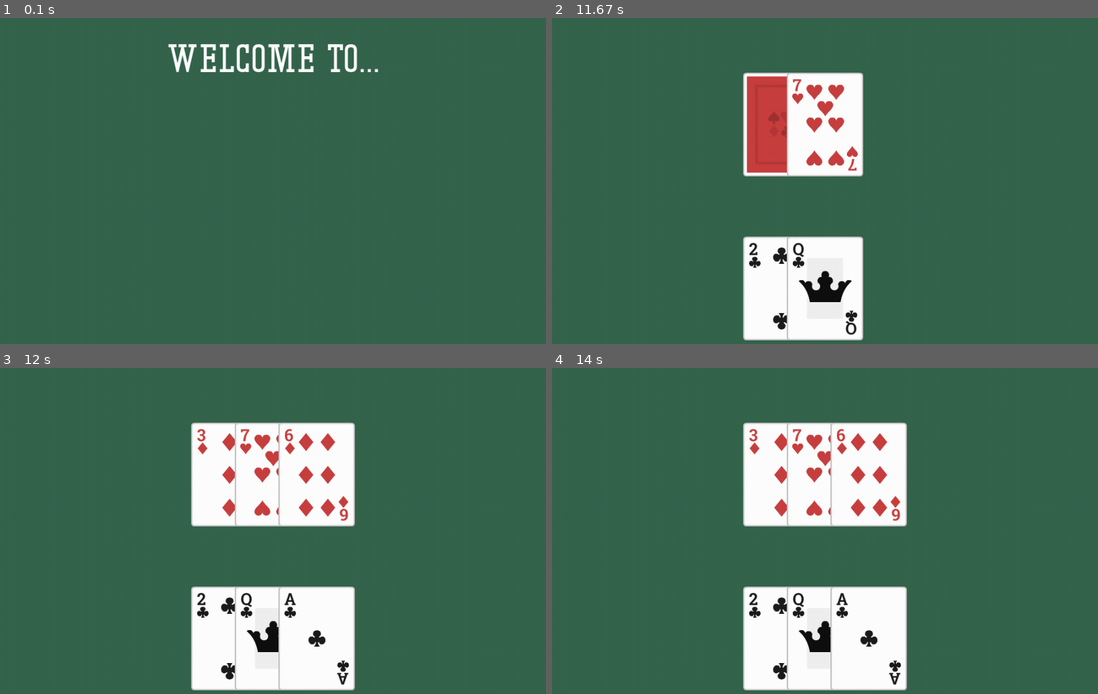
Above: before the commit, frames 1-4 (two rows, left to right).
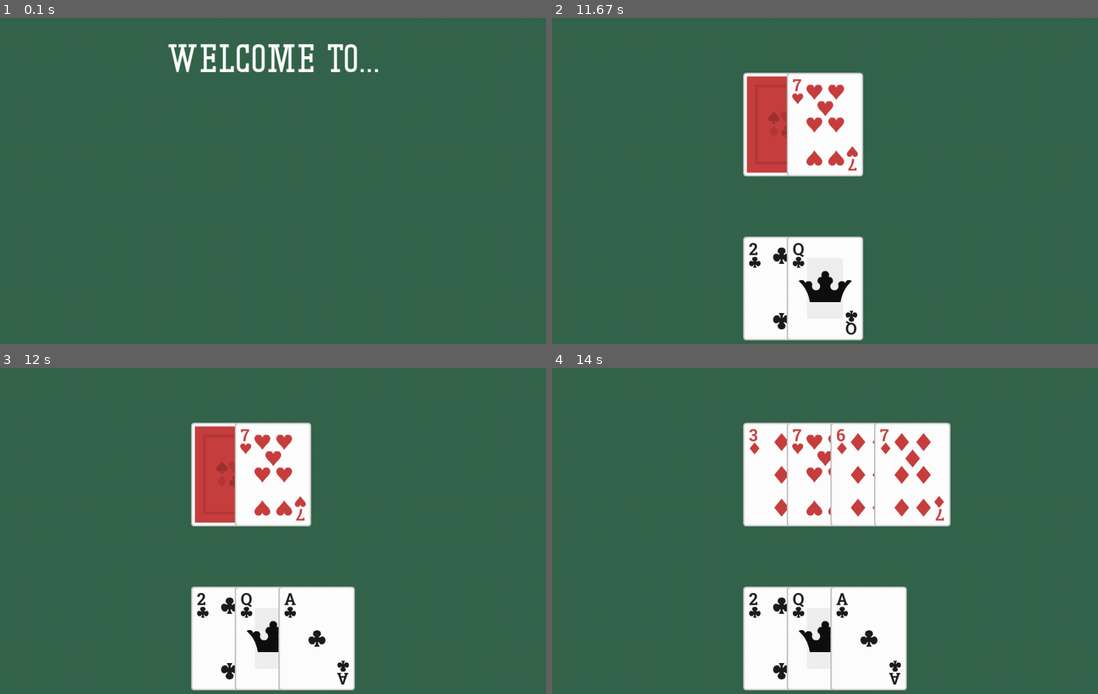
Above: after the commit, the same moments.

Repository: gracestalker/pygame_2_cards
Game: pygame game, started from game.py
Same seed, same stepped clock (60 frames per second), same inputs: the game is played once before the commit and once after it.
Inputs (mouse positions are in pixels of both pictures, inside the frame that each line leads up to):
- Up to frame 1 (0.1 s): no input
- Up to frame 2 (11.67 s): click (825, 262) at 11.12 s; click "10" at 11.45 s
- Up to frame 3 (12 s): hold D from 11.73 s (still down); move the mouse to (136, 609) at 11.77 s
- Up to frame 4 (14 s): release D at 12.2 s

Frames 1-2 are identical in both runs. In frame 3, 5.2% of the frame differs, in the area x 35-65%, y 16-99%; in frame 4, 3.2%.

Commit message:
fixed all bugs, can see cards on double down and when you bust

Diff:
--- a/game.py
+++ b/game.py
@@ -224,6 +224,13 @@
                             if hands.calculate_hand(player_hand, card_values) > 21:
                                 player_turn = False
                                 game_over = True
+                                screen.fill(table_color)
+
+                                # shows the card you busted on
+                                hands.display_hand(screen, player_hand, 100, 400, card_images, card_back)
+                                hands.display_hand(screen, dealer_hand, 100, 100, card_images, card_back, hidden=True)  # Show dealer's face-down card
+                                pygame.display.flip()
+                                pygame.time.delay(1000)
 
                     # this is to stop drawing cards and keep your hand.
                     elif event.key == pygame.K_s:
@@ -256,6 +263,12 @@
                                 player_turn = False
                                 game_over = hands.calculate_hand(player_hand, card_values) > 21
 
+                                # shows the card you busted on
+                                hands.display_hand(screen, player_hand, 100, 400, card_images, card_back)
+                                hands.display_hand(screen, dealer_hand, 100, 100, card_images, card_back, hidden=True)  # Show dealer's face-down card
+                                pygame.display.flip()
+                                pygame.time.delay(1000)
+
                             else:
                                 print("Not enough chips to double down.")
 
@@ -267,7 +280,7 @@
                     exit()
 
         if not player_turn and not game_over:
-            hands.dealer_turn(screen, dealer_hand, player_hand, deck, card_images, card_back, table_color, card_values)
+            hands.dealer_turn(screen, dealer_hand, player_hand, deck, card_images, card_back, table_color, card_values, split_hands, width)
 
             game_over = True
 
--- a/hands.py
+++ b/hands.py
@@ -98,30 +98,62 @@
 
 
 # plays out dealer's turn so you can see what their turn looks like
-def dealer_turn(screen, dealer_hand, player_hand, deck, card_images, card_back, table_color, card_values):
+def dealer_turn(screen, dealer_hand, player_hand, deck, card_images, card_back, table_color, card_values, split_hands, width, ):
 
+
+    display_hand(screen, dealer_hand, 100, 100, card_images, card_back, hidden=False)
+
+    # If the player has split hands, display those as well
+    if split_hands:
+        # Variables for split hands display
+        num_hands = len(split_hands)
+        hand_width = 350
+        base_offset = -200
+        spacing = (width - (num_hands * hand_width)) // (num_hands + 1)
+
+        for idx, split_hand in enumerate(split_hands):
+            x_offset = base_offset + spacing + idx * (hand_width + spacing)
+            y_offset = 400  # Position for each split hand
+
+            # Draw the split hand
+            display_hand(screen, split_hand, x_offset, y_offset, card_images, card_back)
+
+    pygame.display.flip()
+
+    # Main loop for dealer turn
     while True:
-        # calculate dealer total
         dealer_total = calculate_hand(dealer_hand, card_values)
 
-        # check for soft 17
+        # Check for soft 17 (dealer holds 17 with an Ace counted as 11)
         soft_17 = dealer_total == 17 and any(card[0] == 'A' and card_values[card[0]] == 11 for card in dealer_hand)
 
-        # causes dealer to hit on less than 17 or a 17 with an Ace
+        # Dealer hits on less than 17 or a soft 17 (Ace counted as 11)
         if dealer_total < 17 or soft_17:
             sounds.deal_sound()
             dealer_hand.append(deck.pop())
 
+            # Update the screen to show the dealer's hand
             screen.fill(table_color)
-            display_hand(screen, dealer_hand, 100, 100, card_images, card_back, hidden = False)
-            display_hand(screen, player_hand, 100, 400, card_images, card_back)
-            pygame.time.wait(1000)
+            display_hand(screen, dealer_hand, 100, 100, card_images, card_back, hidden=False)
+
+
+
+            if split_hands:
+                # display split hands
+                for idx, split_hand in enumerate(split_hands):
+                    x_offset = base_offset + spacing + idx * (hand_width + spacing)
+                    y_offset = 400
+                    display_hand(screen, split_hand, x_offset, y_offset, card_images, card_back)
+
+            else:
+                # display the single hand
+                display_hand(screen, player_hand, 100, 400, card_images, card_back)
+
             pygame.display.flip()
-
-            pygame.time.wait(1000)
+            pygame.time.wait(1000)  # Wait between dealer's moves
 
         else:
-            break
+            break  # Dealer stops when they have 17 or higher
 
 def split(player_hand, deck):
     # function splits the player's hand into two if the cards are the same value
